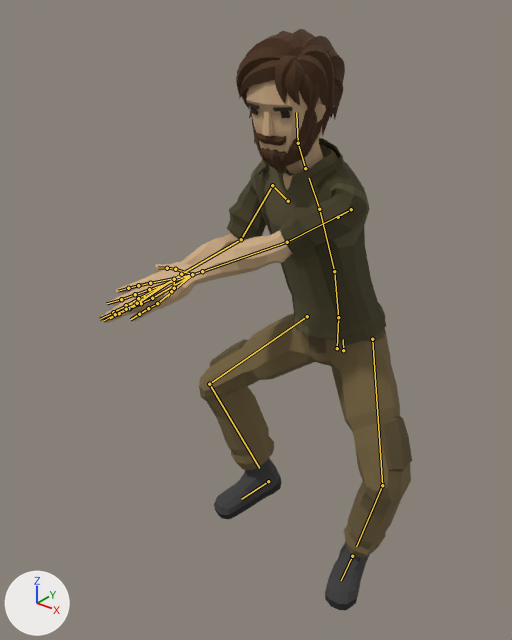
The glTF model app/src/main/assets/characters/Adventurer.gltf as it was, and as the next commit left it.
One viewpoint serves both versions: a camera (50 mm lens) standing at (1.059, -1.737, 1.848) and looking at (-0.079, -0.314, 0.966). The axes (+X, +Y, +Z) are drawn at lower left. The lights are the same throughout. The older version comes first. Both versions are drawn at frame 327 of the action 'Runup'; the numbers are the values there. The bones that change, and the others that lie on the model, are drawn over the model as lines.

The first picture shows 'Adventurer_Body', 'Adventurer_Feet', 'Adventurer_Head', 'Adventurer_Legs'.
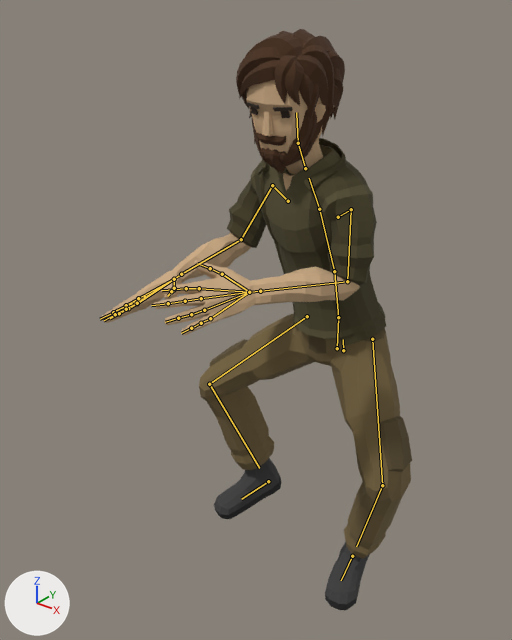
Where the change shows, as pixel boxes (x1, y1, x2, y2) in the pictures (512 x 640 px):
'Adventurer_Body', posed
    both: (100, 138, 386, 345)
bone 'UpperArm.L', root to tip
    before: (351, 209) to (287, 242)
    after: (351, 209) to (347, 281)
bone 'LowerArm.L', root to tip
    before: (287, 242) to (202, 271)
    after: (347, 281) to (260, 291)

The change in detail:
Bone 'UpperArm.L' (bone_upperarm_l) turns from (-10, -17, -123) to (-53, -22, -43) degrees about its own x, y and z.
Bone 'LowerArm.L' (bone_lowerarm_l) turns from (6, 0, 3) to (17, 12, -70) degrees about its own x, y and z.
